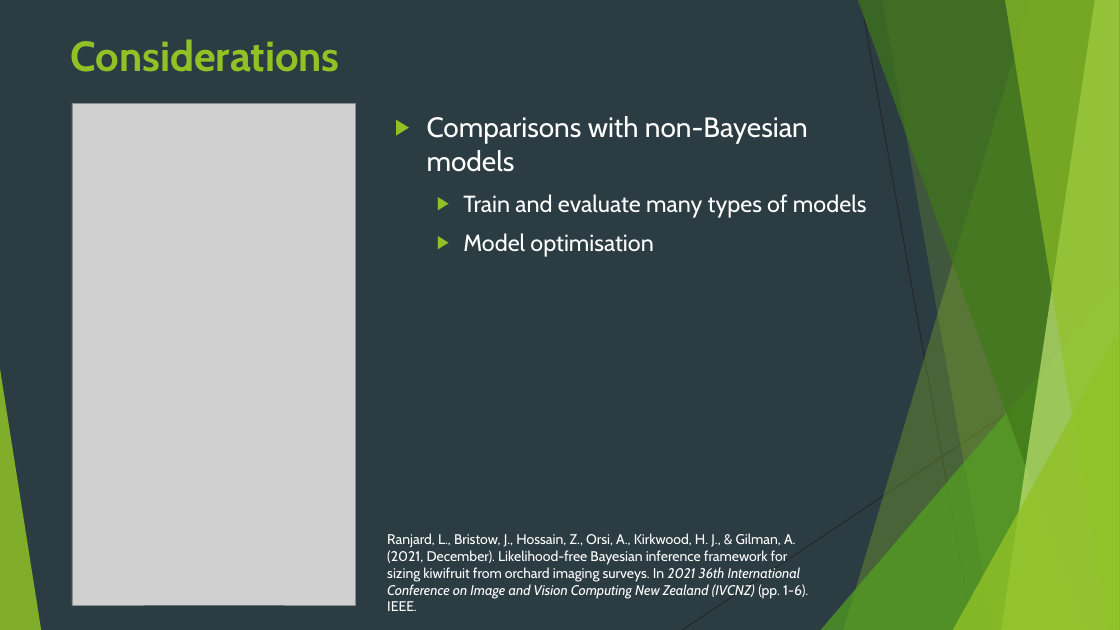
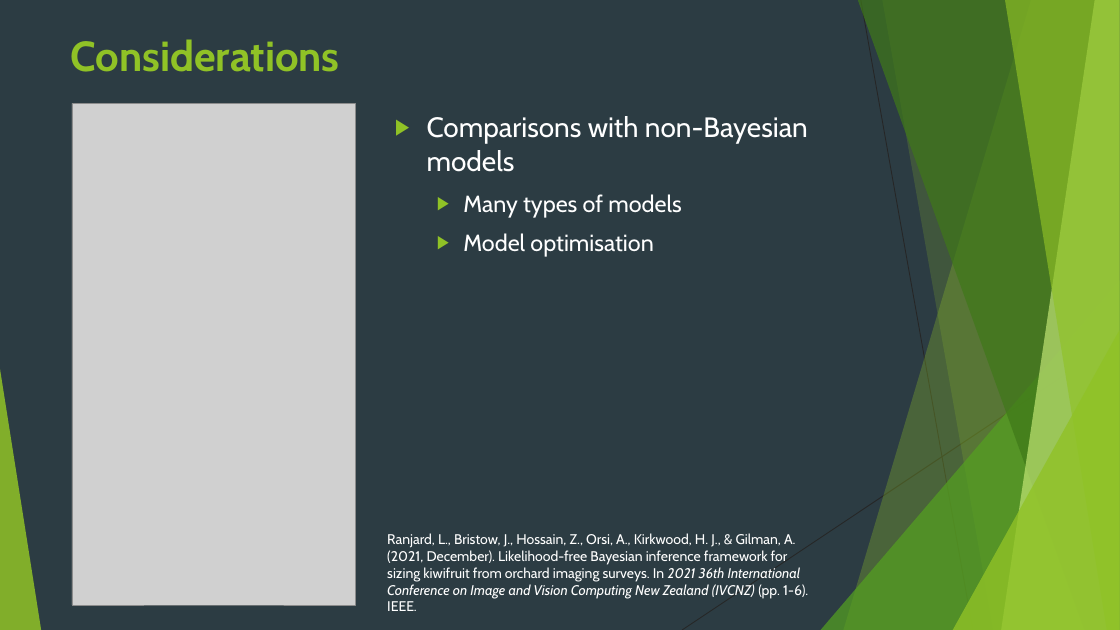
Before and after one commit to JBris/ml_pipeline, a slide deck: slide 7 of resources/ml_pipeline.pptx (slide 9 before the commit). Drawn at 1120x630 pixels with LibreOffice and Linux fonts; fonts in the diff are those of the drawing; grey boxes stand for pictures; background and template pictures are left out. Boxes give left, top, right and bottom in pixels: in the first picture for what was removed or moved away, otherwise in the second. Text is boxed around its words. In the diff, an @@ line names an element or a change of style, - is before the commit and + after.

```diff
--- a/resources/ml_pipeline.pptx
+++ b/resources/ml_pipeline.pptx
@@ text at [463,194,681,217]: text changed @@
-  ▶ Train and evaluate many types of models
+  ▶ Many types of models
```
Also in this commit, not shown: 2 other slides changed, 1 slide added, 1 slide removed.
